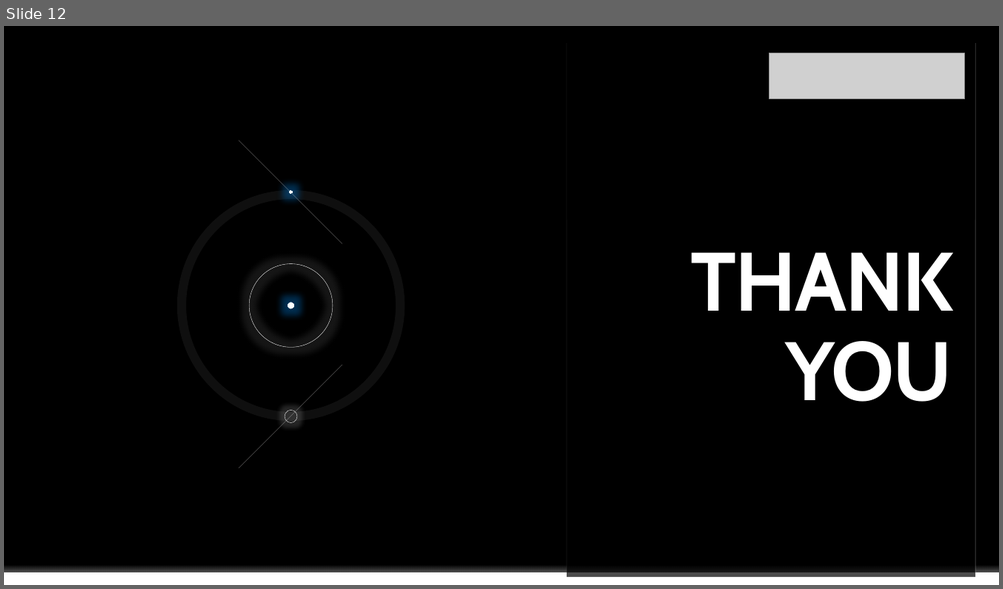
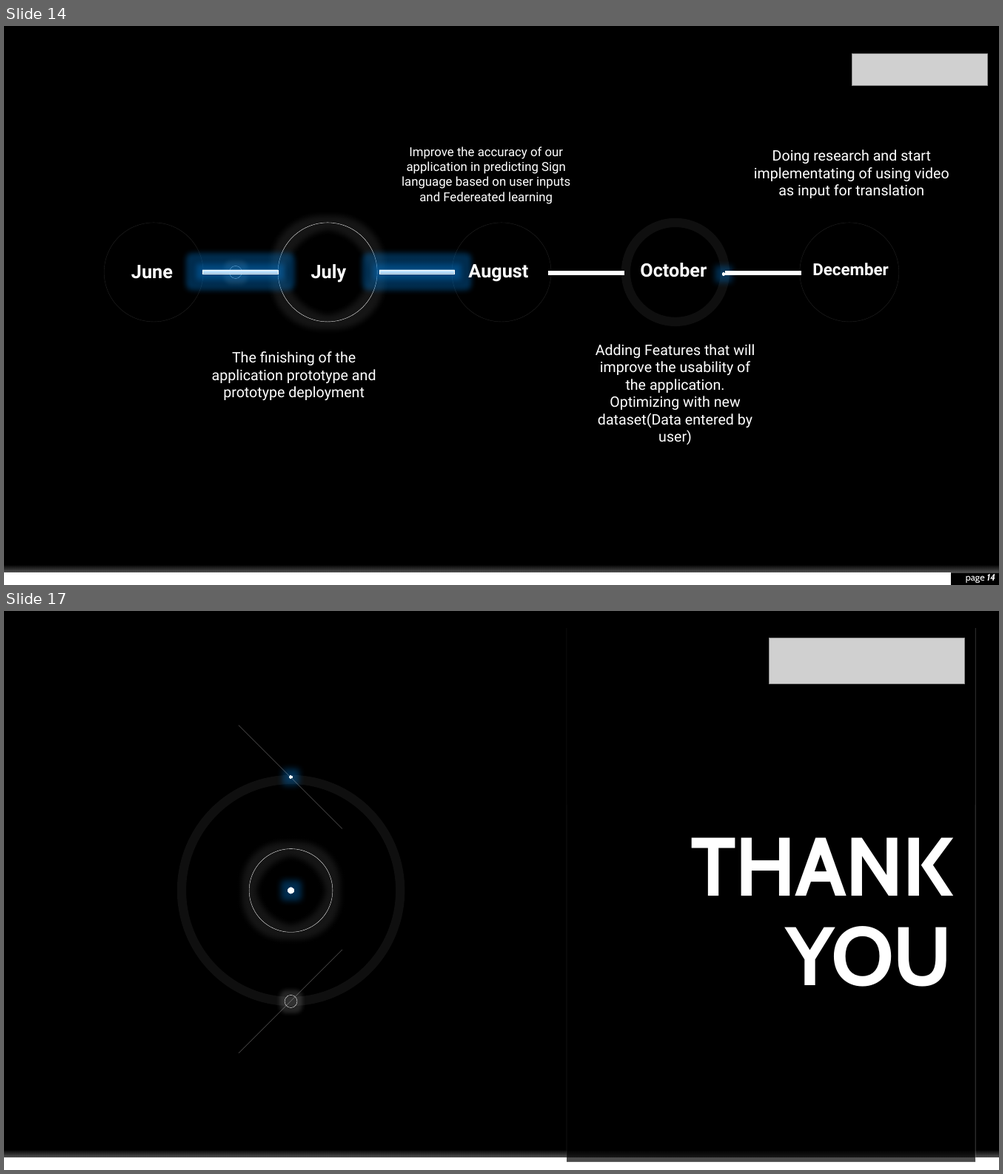
Before and after one commit to envyst/sign-language-application, a slide deck: laporan/Sign Language App Project Presentation.pptx. Shown one above the other, each under a label of ours: slide 12 before the commit, slides 14 and 17 after it; the slides between them are not shown. The pictures are 1003x589 and 1003x1174 pixels, drawn with LibreOffice and Linux fonts; fonts in the diff are those of the drawing; grey boxes stand for pictures; background and template pictures are left out. Boxes give left, top, right and bottom in pixels: in the first picture for what was removed or moved away, otherwise in the second. Text is boxed around its words. In the diff, an @@ line names an element or a change of style, - is before the commit and + after.

```diff
--- a/laporan/Sign Language App Project Presentation.pptx
+++ b/laporan/Sign Language App Project Presentation.pptx
@@ slide 14 added at [4, 26, 999, 585], background #000000; not listed: 1 template element that a slide beside it also shows @@
@@ rectangle added at [840, 34, 999, 90], fill #000000 @@
@@ picture added at [851, 53, 987, 86] @@
@@ text added at [401, 147, 570, 204], 12 pt, text #FFFFFF @@
+Improve the accuracy of our application in predicting Sign language based on user inputs and Federeated learning
@@ text added at [754, 150, 949, 198], 14 pt, text #FFFFFF @@
+Doing research and start implementating of using video as input for translation
@@ ellipse added at [104, 223, 203, 322], outline #262626 0.25 pt @@
@@ ellipse added at [278, 223, 377, 322], outline #FFFFFF 0.25 pt @@
@@ ellipse added at [452, 223, 551, 322], outline #262626 0.25 pt @@
@@ ellipse added at [626, 223, 725, 322], outline #FFFFFF 8.75 pt @@
@@ ellipse added at [800, 223, 899, 322], outline #262626 0.25 pt @@
@@ text added at [131, 265, 173, 279], 18 pt, text #FFFFFF, bold @@
+June
@@ ellipse added at [229, 266, 242, 279], outline #FFFFFF 0.25 pt @@
@@ text added at [311, 264, 346, 283], 18 pt, text #FFFFFF, bold @@
+July
@@ text added at [468, 261, 528, 282], 18 pt, text #FFFFFF, bold @@
+August
@@ text added at [640, 263, 706, 278], 18 pt, text #FFFFFF, bold @@
+October
@@ text added at [812, 263, 888, 276], 16 pt, text #FFFFFF, bold @@
+December
@@ rectangle added at [202, 270, 278, 274], fill #C1E4FF, outline #FFFFFF 0.25 pt @@
@@ rectangle added at [379, 270, 455, 274], fill #C1E4FF, outline #FFFFFF 0.25 pt @@
@@ rectangle added at [549, 272, 624, 275], fill #FFFFFF, outline #FFFFFF 0.25 pt @@
@@ ellipse added at [722, 273, 725, 276], fill gradient #FFFFFF to #F7FFFF to #C1E4FF @@
@@ rectangle added at [725, 272, 800, 275], fill #FFFFFF, outline #FFFFFF 0.25 pt @@
@@ text added at [212, 352, 376, 401], 14 pt, text #FFFFFF @@
+The finishing of the application prototype and prototype deployment
@@ text added at [595, 344, 754, 445], 14 pt, text #FFFFFF @@
+Adding Features that will improve the usability of the application. Optimizing with new dataset(Data entered by user)
@@ rectangle added at [4, 573, 950, 585], fill #FFFFFF @@
@@ page number added at [965, 574, 996, 583], 9 pt, text #FFFFFF @@
+page 14
@@ what was slide 12 is now slide 17 @@
```
Also in this commit, not shown: 11 slides changed, 4 other slides added.
